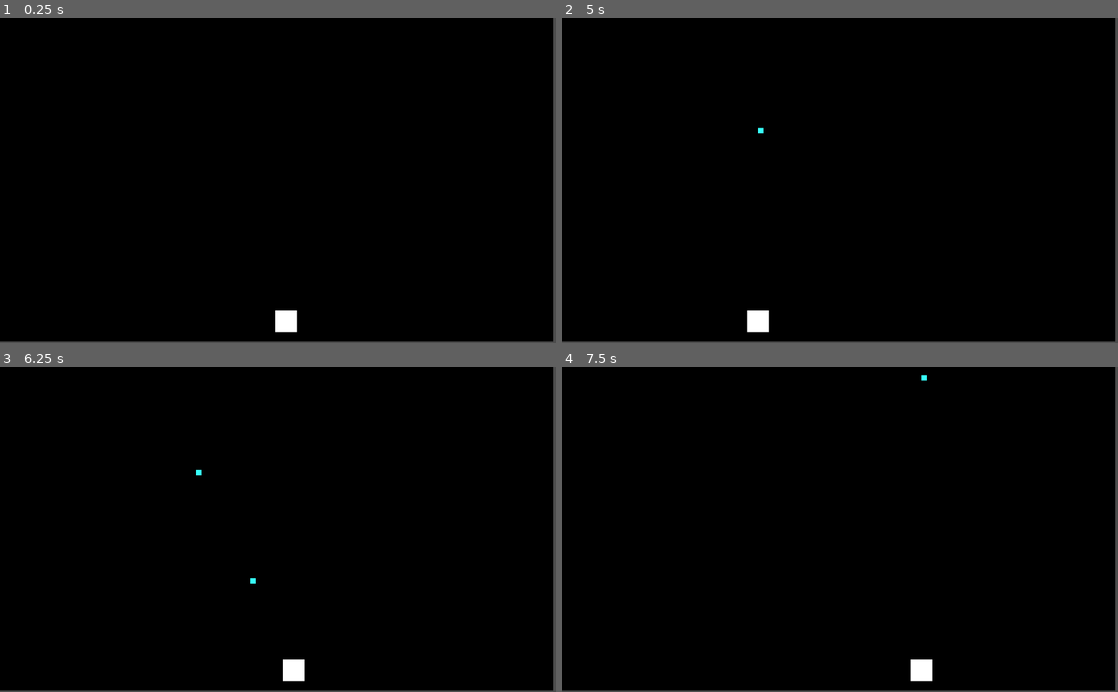
Above: before the commit, frames 1-4 (two rows, left to right).
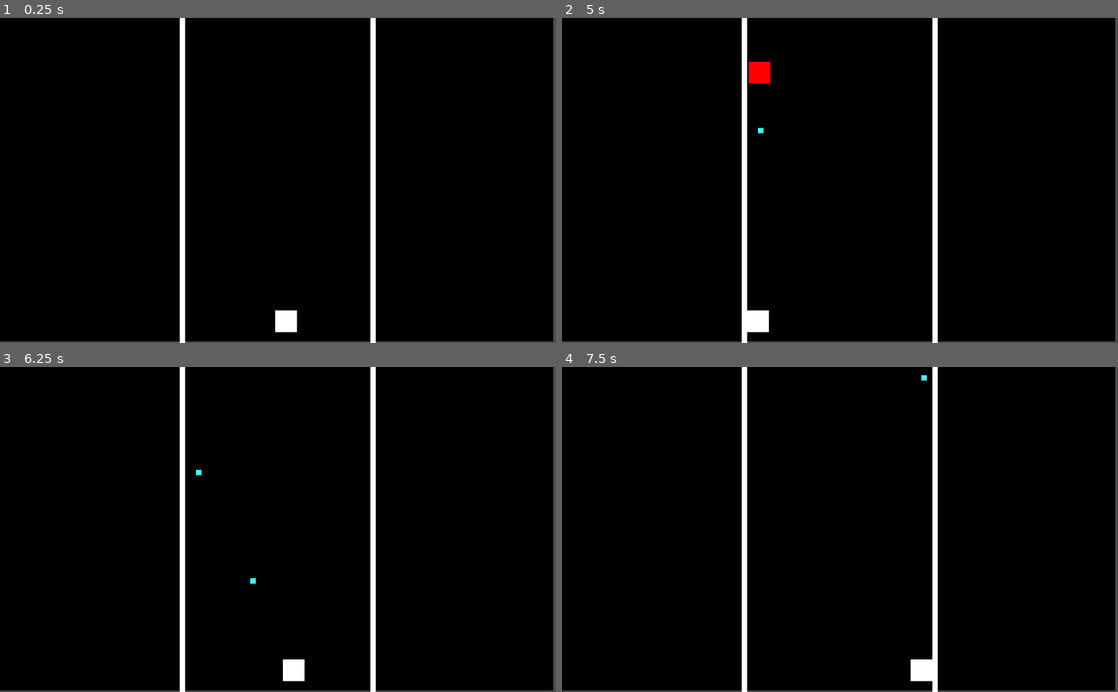
Above: after the commit, the same moments.

Repository: johnnybigoode-zz/not-gradius
Game: Godot game, scene res://MainRoot.tscn
The game is run twice, just before and just after one commit, with the same random seed, the same clock (stepped at 60 frames per second) and the same inputs.
Inputs:
- Up to frame 1 (0.25 s): no input
- Up to frame 2 (5 s): tap Enter (ui_accept) at 0.5, 0.77, 1.52, 3.02, 3.77, 4.52 s; hold Right (ui_right) 0.53-1.28 s; hold Left (ui_left) 1.28-2.03 s; hold Right (ui_right) 2.03-3.53 s; hold Left (ui_left) from 3.53 s (still down)
- Up to frame 3 (6.25 s): tap Enter (ui_accept) at 5, 5.75, 6.02 s; release Left (ui_left) at 5.78 s; hold Right (ui_right) from 5.78 s (still down)
- Up to frame 4 (7.5 s): keep holding Right (ui_right); tap Enter (ui_accept) at 6.77 s

The runs differ from the first frame. In frame 1, 2.1% of the frame differs, in the area x 32-68%, y 0-100%; in frame 2, 2.4%; in frame 3, 2.1%; in frame 4, 2.1%.
Error before the commit: Parse Error: The identifier "timer" isn't declared in the current scope. (res://MainRoot.gd:26)

Commit message:
Build a list for level enemies list or something

Diff:
--- a/MainRoot.gd
+++ b/MainRoot.gd
@@ -1,12 +1,12 @@
 extends Node2D
 
+var Enemy = load("res://Enemy.tscn")
 var Border = load("res://Borders.tscn")
 onready var Global = get_node("/root/Global")
 
-# Declare member variables here. Examples:
-# var a = 2
-# var b = "text"
-
+var timer = null
+var enemy_delay = 5
+var row_width = 60
 
 # Called when the node enters the scene tree for the first time.
 func _ready():
@@ -29,12 +29,24 @@
 	timer.connect("timeout", self, "spawn_enemy")
 	timer.start()
 
-func spawn_enemy():
+var spawn_list = ["spawn_single_enemy","spawn_five_enemies"]
+
+func spawn_five_enemies():
+	for n in 5:
+		spawn_single_enemy()
+
+func spawn_single_enemy():
 	var e = Enemy.instance()
 	var row = int(rand_range(0, 3)) * row_width
-	var randHorizontalPos = Vector2(rand_range(0, 600),row+20)
+	var spawn_x_pos = clamp(rand_range(0, 600),Global.left_border_x,Global.right_border_x)
+	var randHorizontalPos = Vector2(spawn_x_pos,row+20)
 	e.position = randHorizontalPos
 	get_parent().add_child(e)
+
+func spawn_enemy():
+	var get_current = spawn_list.pop_front()
+	if get_current:
+		call(get_current)
 
 func enemy_died_handler():
 	print("enemy has died")
